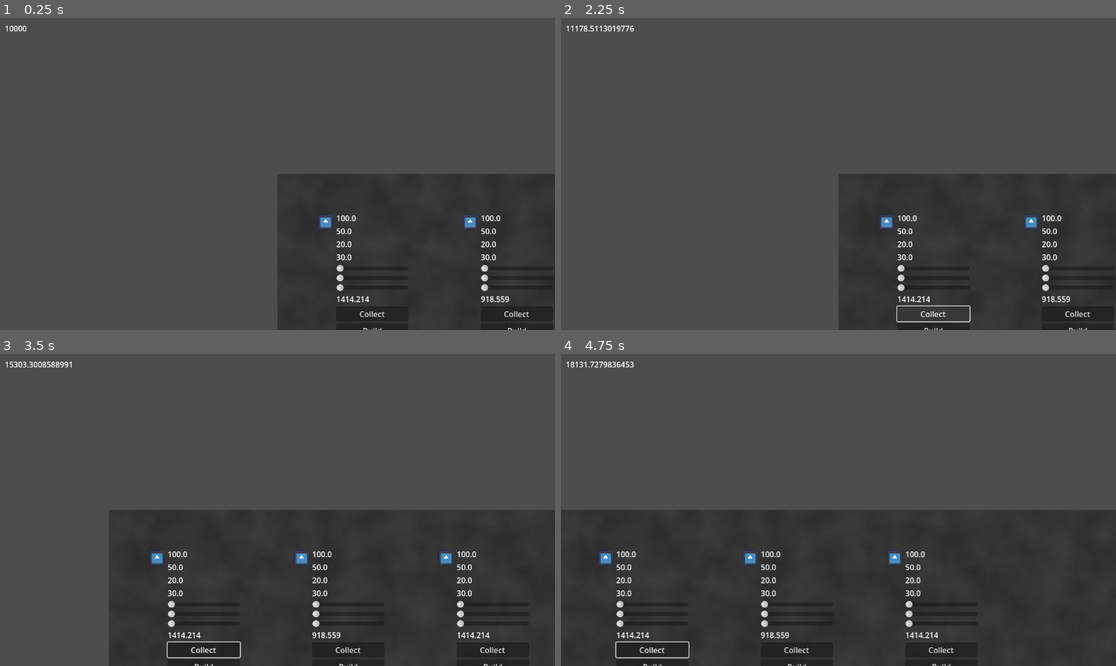
Above: before the commit, frames 1-4 (two rows, left to right).
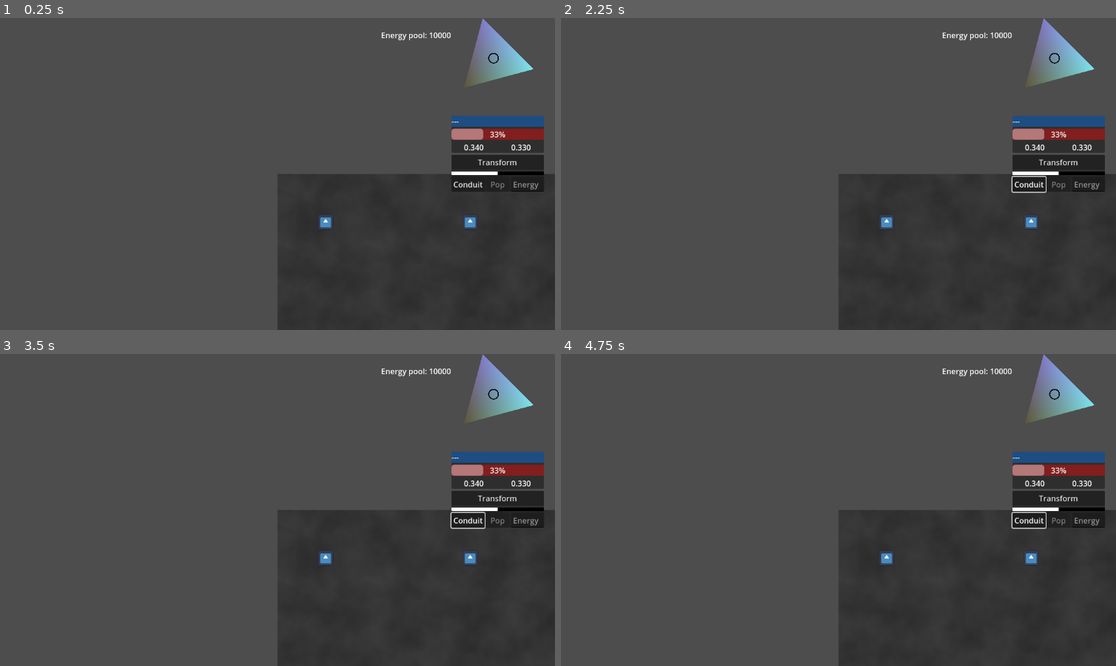
Above: after the commit, the same moments.

Repository: helmasur/conduit_rts
Game: Godot game, scene res://main.tscn
Two runs of this game, one before a commit and one after it. Both use one fixed random seed, a clock stepped at 60 frames per second and the inputs below. The engine's default icon, where the game draws it, is replaced by a stand-in: a white triangle on a blue panel in a dark square.
Inputs (mouse positions are in pixels of both pictures, inside the frame that each line leads up to):
- Up to frame 1 (0.25 s): no input
- Up to frame 2 (2.25 s): click (1060, 161) at 0.5 s, where only the run after the commit has a clickable "Transform"; click (1027, 183) at 1.25 s, where only the run after the commit has a clickable "Conduit"; click (932, 314) at 2 s, where only the run before the commit has a clickable "Collect"
- Up to frame 3 (3.5 s): tap Enter at 2.75 s; move the mouse to (399, 494) at 2.77 s; hold D (move_right) from 2.78 s (still down); click (399, 494) at 2.92 s
- Up to frame 4 (4.75 s): release D (move_right) at 3.5 s; drag from (727, 525) to (810, 572) at 3.52 s; tap Space at 4.25 s; move the mouse to (894, 441) at 4.27 s; hold D (move_right) from 4.28 s (still down); click (894, 441) at 4.42 s

The runs differ from the first frame. In frame 1, 5.3% of the frame differs, in the area x 1-98%, y 0-100%; in frame 2, 5.6%; in frame 3, 15%; in frame 4, 21%, in the area x 0-98%, y 0-100%.

Commit message:
lite stök som funkar

Diff:
--- a/TriangleControl.gd
+++ b/TriangleControl.gd
@@ -27,7 +27,7 @@
 	_update_triangle_vertices()
 	# Startposition i mitten
 	circle_pos = (A + B + C) / 3.0
-	set_mouse_filter(Control.MOUSE_FILTER_PASS)
+	#set_mouse_filter(Control.MOUSE_FILTER_PASS)
 	set_process_input(true)
 
 func _update_triangle_vertices() -> void:
@@ -55,6 +55,7 @@
 		queue_redraw()
 
 	elif event is InputEventMouseButton and event.button_index == MOUSE_BUTTON_LEFT:
+		print("tri klick")
 		if event.pressed:
 			if _point_in_triangle(event.position):
 				dragging = true
@@ -139,3 +140,24 @@
 func _set_color_c(value: Color) -> void:
 	color_c = value
 	queue_redraw()
+
+func set_handle(h: float, p: float, s: float) -> void:
+	var total = h + s + p
+	if total == 0:
+		return  # Undvik division med noll
+
+	# Normalisera så att h + s + p = 1
+	var u = h / total
+	var v = s / total
+	var w = p / total
+
+	# Flytta handtaget till rätt position i triangeln
+	circle_pos = _bary_to_point(u, v, w)
+
+	# Uppdatera interna värden
+	current_h = u
+	current_s = v
+	current_p = w
+
+	emit_signal("attribute_changed", current_h, current_p, current_s)
+	queue_redraw()
--- a/UnitAttributes.gd
+++ b/UnitAttributes.gd
@@ -5,38 +5,38 @@
 	var rate = 0.2 * delta
 	unit.health_prop = move_toward(unit.health_prop, unit.target_health_prop, rate)
 	unit.speed_prop = move_toward(unit.speed_prop, unit.target_speed_prop, rate)
-	unit.attack_prop = move_toward(unit.attack_prop, unit.target_attack_prop, rate)
-	normalize_proportions(unit)
+	unit.power_prop = move_toward(unit.power_prop, unit.target_power_prop, rate)
+	#normalize_proportions(unit)
 
 static func normalize_proportions(unit) -> void:
-	var sum_props = unit.health_prop + unit.speed_prop + unit.attack_prop
+	var sum_props = unit.health_prop + unit.speed_prop + unit.power_prop
 	if sum_props == 0:
 		unit.health_prop = 1.0
 		unit.speed_prop = 0.0
-		unit.attack_prop = 0.0
+		unit.power_prop = 0.0
 	else:
 		unit.health_prop /= sum_props
 		unit.speed_prop /= sum_props
-		unit.attack_prop /= sum_props
+		unit.power_prop /= sum_props
 
-	var sum_target_props = unit.target_health_prop + unit.target_speed_prop + unit.target_attack_prop
+	var sum_target_props = unit.target_health_prop + unit.target_speed_prop + unit.target_power_prop
 	if sum_target_props == 0:
 		unit.target_health_prop = 1.0
 		unit.target_speed_prop = 0.0
-		unit.target_attack_prop = 0.0
+		unit.target_power_prop = 0.0
 	else:
 		unit.target_health_prop /= sum_target_props
 		unit.target_speed_prop /= sum_target_props
-		unit.target_attack_prop /= sum_target_props
+		unit.target_power_prop /= sum_target_props
 
 static func get_health_max(unit) -> float:
-	return max(1.0, unit.health_prop * unit.total_energy)
+	return max(1.0, unit.health_prop * unit.energy)
 
 static func get_speed_value(unit) -> float:
-	return unit.speed_prop * unit.total_energy
+	return unit.speed_prop * unit.energy
 
-static func get_attack_value(unit) -> float:
-	return unit.attack_prop * unit.total_energy
+static func get_power_value(unit) -> float:
+	return unit.power_prop * unit.energy
 
 static func apply_damage(unit, amount: float) -> void:
 	unit.health_current = max(0, unit.health_current - amount)
--- a/UnitBuild.gd
+++ b/UnitBuild.gd
@@ -2,8 +2,8 @@
 class_name UnitBuild
 
 static func start_build(unit) -> void:
-	# Exempel: kräv att enhetens speed_prop och attack_prop är 0 för att få bygga
-	if unit.mode == UnitShared.ActionMode.FREE and unit.speed_prop == 0 and unit.attack_prop == 0:
+	# Exempel: kräv att enhetens speed_prop och power_prop är 0 för att få bygga
+	if unit.mode == UnitShared.ActionMode.FREE and unit.speed_prop == 0 and unit.power_prop == 0:
 		unit.mode = UnitShared.ActionMode.BUILD_STARTING
 		unit.mode_timer = unit.build_start_time
 
@@ -23,10 +23,10 @@
 					unit.building_unit.global_position = unit.global_position + Vector2(50, 0)
 					unit.get_tree().current_scene.add_child(unit.building_unit)
 
-					unit.building_unit.total_energy = 1.0
+					unit.building_unit.energy = 1.0
 					unit.building_unit.health_prop = 1.0
 					unit.building_unit.speed_prop = 0.0
-					unit.building_unit.attack_prop = 0.0
+					unit.building_unit.power_prop = 0.0
 					UnitAttributes.normalize_proportions(unit.building_unit)
 					unit.building_unit.health_current = 1
 				unit.mode = UnitShared.ActionMode.BUILDING
@@ -38,18 +38,18 @@
 				if GlobalGameState.player_energy < transfer_amount:
 					transfer_amount = GlobalGameState.player_energy
 
-				var needed = unit.build_target_energy - unit.building_unit.total_energy
+				var needed = unit.build_target_energy - unit.building_unit.energy
 				if needed < transfer_amount:
 					transfer_amount = needed
 
 				if transfer_amount > 0:
-					unit.building_unit.total_energy += transfer_amount
+					unit.building_unit.energy += transfer_amount
 					GlobalGameState.player_energy -= transfer_amount
 
-				if unit.building_unit.total_energy >= unit.build_target_energy:
+				if unit.building_unit.energy >= unit.build_target_energy:
 					unit.building_unit.health_prop = unit.final_health_prop
 					unit.building_unit.speed_prop = unit.final_speed_prop
-					unit.building_unit.attack_prop = unit.final_attack_prop
+					unit.building_unit.power_prop = unit.final_power_prop
 					UnitAttributes.normalize_proportions(unit.building_unit)
 					unit.building_unit.build_finished()
 					unit.building_unit = null
--- a/UnitShared.gd
+++ b/UnitShared.gd
@@ -8,5 +8,6 @@
 	COLLECT_STOPPING,
 	BUILD_STARTING,
 	BUILDING,
-	BUILD_STOPPING
+	BUILD_STOPPING,
+	UNDER_CONSTRUCTION
 }
--- a/camera_2d.gd
+++ b/camera_2d.gd
@@ -1,7 +1,7 @@
 extends Camera2D
 
-@export var base_move_speed: float = 500.0  # Grundhastighet i pixlar per sekund
-@export var base_edge_scroll_speed: float = 400.0  # Grundhastighet för muskantrörelse
+@export var base_move_speed: float = 0.0  # Grundhastighet i pixlar per sekund
+@export var base_edge_scroll_speed: float = 0.0  # Grundhastighet för muskantrörelse
 @export var edge_margin: int = 20  # Hur nära kanten musen måste vara
 
 var zoom_levels: Array = [2.0, 1.0, 0.5, 0.25, 0.125, 0.0625]  # Zoomsteg
--- a/gui.gd
+++ b/gui.gd
@@ -1,4 +1,57 @@
 extends VBoxContainer
 
+var selected_unit
+var selected_units
+var selected_units_count
+var unit_scene: PackedScene = preload("res://unit.tscn")
+
 func _process(_delta: float) -> void:
-	$Energy.text = str(GlobalGameState.player_energy)
+	selected_unit = null
+	selected_units = get_tree().get_nodes_in_group("selected_units")
+	selected_units_count = len(selected_units)
+
+	if selected_units_count == 1: selected_unit = selected_units[0]
+	else:
+		%Pop.disabled = true
+	if selected_unit:
+		if selected_unit.health_prop > 0.999:
+			%Pop.disabled = false
+		%Energy.text = "%.3f" % selected_unit.energy
+		%Health.value = selected_unit.health_current / selected_unit.health
+		%Power.text = "%.3f" % selected_unit.power
+		%Speed.text = "%.3f" % selected_unit.speed
+
+
+	else:
+		%Energy.text = "---"
+		%Health.value = %TriCon.current_h
+		%Power.text = "%.3f" % %TriCon.current_p
+		%Speed.text = "%.3f" % %TriCon.current_s
+
+
+func _on_transform_button_pressed() -> void:
+	print("Tricon: ", %TriCon.current_h, " ", %TriCon.current_p, " ", %TriCon.current_s)
+	for unit in selected_units:
+		unit.target_health_prop = %TriCon.current_h
+		#print(unit.health_prop, " ", unit.target_health_prop)
+		unit.target_power_prop = %TriCon.current_p
+		unit.target_speed_prop = %TriCon.current_s
+
+func _on_conduit_pressed() -> void:
+	for unit in selected_units:
+		unit.target_health_prop = 1
+		unit.target_power_prop = 0
+		unit.target_speed_prop = 0
+
+func _on_pop_pressed() -> void:
+	var new_unit = unit_scene.instantiate() as CharacterBody2D
+	new_unit.global_position = selected_unit.global_position + Vector2(50, 0)
+	selected_unit.get_tree().current_scene.add_child(new_unit)
+	new_unit.target_energy = float(%Pop_energy.text)
+	new_unit.health_prop = %TriCon.current_h
+	new_unit.target_health_prop = %TriCon.current_h
+	new_unit.power_prop = %TriCon.current_p
+	new_unit.target_power_prop = %TriCon.current_p
+	new_unit.speed_prop = %TriCon.current_s
+	new_unit.target_speed_prop = %TriCon.current_s
+	new_unit.mode = UnitShared.ActionMode.UNDER_CONSTRUCTION
--- /dev/null
+++ b/gui/player_energy.gd
@@ -0,0 +1,4 @@
+extends Label
+
+func _process(_delta: float) -> void:
+	text = "Energy pool: " + str(GlobalGameState.player_energy)
--- a/main.gd
+++ b/main.gd
@@ -14,6 +14,11 @@
 				_handle_right_click(click_pos)
 
 func _handle_left_click(world_pos: Vector2) -> void:
+	var ui_under_mouse := get_viewport().gui_get_hovered_control()
+	if ui_under_mouse and ui_under_mouse is TriangleControl:
+		return  # Ignorera klick på UI-komponenten
+	#if ui_under_mouse and ui_under_mouse.is_in_group("ui"): # Sparas, kan vara bra senare.
+
 	# Skapa query-objekt för punktintersektion
 	var space_state = get_world_2d().direct_space_state
 	var query = PhysicsPointQueryParameters2D.new()
@@ -26,13 +31,12 @@
 		var hit = results[0]
 		var collider = hit.collider
 		# Om den collider vi träffade är en enhet, markera den
-		if collider is Control:
-			return
 		if collider is CharacterBody2D:
 			if selected_unit:
 				selected_unit.set_selected(false)
 			collider.set_selected(true)
 			selected_unit = collider
+			%TriCon.set_handle(selected_unit.health_prop, selected_unit.power_prop, selected_unit.speed_prop)
 	else:
 		for unit in get_tree().get_nodes_in_group("selected_units"):
 			unit.set_selected(false)
--- a/main.tscn
+++ b/main.tscn
@@ -1,9 +1,11 @@
-[gd_scene load_steps=8 format=3 uid="uid://4ij7u4ntmvdc"]
+[gd_scene load_steps=14 format=3 uid="uid://4ij7u4ntmvdc"]
 
 [ext_resource type="Script" uid="uid://bpcluqkphkhrp" path="res://main.gd" id="1_h2yge"]
 [ext_resource type="Script" uid="uid://c4vf68rbxq658" path="res://camera_2d.gd" id="2_0xm2m"]
-[ext_resource type="Script" uid="uid://bcp3gus4vjqtc" path="res://gui.gd" id="3_h2yge"]
 [ext_resource type="Script" uid="uid://cnd6yet61fs7x" path="res://test.gd" id="4_1bvp3"]
+[ext_resource type="Script" uid="uid://bcp3gus4vjqtc" path="res://gui.gd" id="4_lquwl"]
+[ext_resource type="Script" uid="uid://sk07ba72nrfg" path="res://gui/player_energy.gd" id="5_7mycd"]
+[ext_resource type="Script" uid="uid://chxk5r6puaa35" path="res://TriangleControl.gd" id="5_lquwl"]
 
 [sub_resource type="Gradient" id="Gradient_0xm2m"]
 colors = PackedColorArray(0.169245, 0.169245, 0.169245, 1, 0.244776, 0.244776, 0.244776, 1)
@@ -16,6 +18,18 @@
 color_ramp = SubResource("Gradient_0xm2m")
 noise = SubResource("FastNoiseLite_h2yge")
 
+[sub_resource type="StyleBoxFlat" id="StyleBoxFlat_h2yge"]
+bg_color = Color(0.1173, 0.30056, 0.51, 1)
+
+[sub_resource type="StyleBoxFlat" id="StyleBoxFlat_1bvp3"]
+bg_color = Color(0.51, 0.1173, 0.1173, 1)
+
+[sub_resource type="StyleBoxFlat" id="StyleBoxFlat_7mycd"]
+bg_color = Color(0, 0, 0, 1)
+
+[sub_resource type="StyleBoxFlat" id="StyleBoxFlat_272bh"]
+bg_color = Color(1, 1, 1, 1)
+
 [node name="Main" type="Node2D"]
 script = ExtResource("1_h2yge")
 
@@ -31,13 +45,159 @@
 
 [node name="CanvasLayer" type="CanvasLayer" parent="."]
 
+[node name="TriCon" type="Control" parent="CanvasLayer"]
+unique_name_in_owner = true
+custom_minimum_size = Vector2(150, 150)
+layout_mode = 3
+anchors_preset = 1
+anchor_left = 1.0
+anchor_right = 1.0
+offset_left = -150.0
+offset_bottom = 150.0
+grow_horizontal = 0
+rotation = 0.785398
+size_flags_horizontal = 4
+size_flags_vertical = 4
+script = ExtResource("5_lquwl")
+color_a = Color(0.514186, 0.488542, 0.803083, 1)
+color_b = Color(0.492755, 0.902826, 0.943716, 1)
+color_c = Color(0.36969, 0.336095, 0.212066, 1)
+
+[node name="Player energy" type="Label" parent="CanvasLayer"]
+offset_left = 791.0
+offset_top = 24.0
+offset_right = 983.0
+offset_bottom = 47.0
+text = "Player energy"
+script = ExtResource("5_7mycd")
+
 [node name="GUI" type="VBoxContainer" parent="CanvasLayer"]
-offset_left = 10.0
-offset_top = 10.0
-offset_right = 63.0
-offset_bottom = 50.0
-script = ExtResource("3_h2yge")
-
-[node name="Energy" type="Label" parent="CanvasLayer/GUI"]
-layout_mode = 2
-text = "Energy"
+custom_minimum_size = Vector2(150, 0)
+anchors_preset = 1
+anchor_left = 1.0
+anchor_right = 1.0
+offset_left = -215.0
+offset_top = 203.0
+offset_right = -23.0
+offset_bottom = 603.0
+grow_horizontal = 0
+script = ExtResource("4_lquwl")
+
+[node name="Attributes" type="PanelContainer" parent="CanvasLayer/GUI"]
+layout_mode = 2
+
+[node name="VBoxContainer" type="VBoxContainer" parent="CanvasLayer/GUI/Attributes"]
+layout_mode = 2
+
+[node name="Energy" type="Label" parent="CanvasLayer/GUI/Attributes/VBoxContainer"]
+unique_name_in_owner = true
+layout_mode = 2
+theme_override_styles/normal = SubResource("StyleBoxFlat_h2yge")
+text = "Unit Energy:"
+
+[node name="Health" type="ProgressBar" parent="CanvasLayer/GUI/Attributes/VBoxContainer"]
+unique_name_in_owner = true
+layout_mode = 2
+theme_override_styles/background = SubResource("StyleBoxFlat_1bvp3")
+max_value = 1.0
+
+[node name="HBoxContainer" type="HBoxContainer" parent="CanvasLayer/GUI/Attributes/VBoxContainer"]
+layout_mode = 2
+
+[node name="Power" type="Label" parent="CanvasLayer/GUI/Attributes/VBoxContainer/HBoxContainer"]
+unique_name_in_owner = true
+layout_mode = 2
+size_flags_horizontal = 3
+text = "Power"
+horizontal_alignment = 1
+
+[node name="Speed" type="Label" parent="CanvasLayer/GUI/Attributes/VBoxContainer/HBoxContainer"]
+unique_name_in_owner = true
+layout_mode = 2
+size_flags_horizontal = 3
+text = "Speed"
+horizontal_alignment = 1
+
+[node name="Buttons" type="PanelContainer" parent="CanvasLayer/GUI"]
+layout_mode = 2
+
+[node name="VBoxContainer" type="VBoxContainer" parent="CanvasLayer/GUI/Buttons"]
+layout_mode = 2
+
+[node name="Transform button" type="Button" parent="CanvasLayer/GUI/Buttons/VBoxContainer"]
+layout_mode = 2
+text = "Transform"
+
+[node name="ProgressBar" type="ProgressBar" parent="CanvasLayer/GUI/Buttons/VBoxContainer"]
+custom_minimum_size = Vector2(0, 7)
+layout_mode = 2
+theme_override_styles/background = SubResource("StyleBoxFlat_7mycd")
+theme_override_styles/fill = SubResource("StyleBoxFlat_272bh")
+max_value = 1.0
+value = 0.5
+show_percentage = false
+
+[node name="HBoxContainer" type="HBoxContainer" parent="CanvasLayer/GUI/Buttons/VBoxContainer"]
+layout_mode = 2
+
+[node name="Conduit" type="Button" parent="CanvasLayer/GUI/Buttons/VBoxContainer/HBoxContainer"]
+layout_mode = 2
+size_flags_horizontal = 3
+text = "Conduit"
+
+[node name="Pop" type="Button" parent="CanvasLayer/GUI/Buttons/VBoxContainer/HBoxContainer"]
+unique_name_in_owner = true
+layout_mode = 2
+size_flags_horizontal = 3
+text = "Pop"
+
+[node name="Pop_energy" type="LineEdit" parent="CanvasLayer/GUI/Buttons/VBoxContainer/HBoxContainer"]
+unique_name_in_owner = true
+layout_mode = 2
+placeholder_text = "Energy"
+emoji_menu_enabled = false
+virtual_keyboard_type = 2
+
+[node name="VBoxContainer" type="VBoxContainer" parent="CanvasLayer/GUI"]
+visible = false
+layout_mode = 2
+size_flags_horizontal = 3
+
+[node name="Button" type="Button" parent="CanvasLayer/GUI/VBoxContainer"]
+layout_mode = 2
+size_flags_horizontal = 3
+text = "Left click to load"
+
+[node name="Button2" type="Button" parent="CanvasLayer/GUI/VBoxContainer"]
+layout_mode = 2
+size_flags_horizontal = 3
+text = "Right click to save"
+
+[node name="Button3" type="Button" parent="CanvasLayer/GUI/VBoxContainer"]
+layout_mode = 2
+size_flags_horizontal = 3
+text = "c"
+
+[node name="Button4" type="Button" parent="CanvasLayer/GUI/VBoxContainer"]
+layout_mode = 2
+size_flags_horizontal = 3
+text = "d"
+
+[node name="Button5" type="Button" parent="CanvasLayer/GUI/VBoxContainer"]
+layout_mode = 2
+size_flags_horizontal = 3
+text = "e"
+
+[node name="Button6" type="Button" parent="CanvasLayer/GUI/VBoxContainer"]
+layout_mode = 2
+size_flags_horizontal = 3
+text = "f"
+
+[node name="Button7" type="Button" parent="CanvasLayer/GUI/VBoxContainer"]
+layout_mode = 2
+size_flags_horizontal = 3
+text = "f"
+
+[connection signal="pressed" from="CanvasLayer/GUI/Buttons/VBoxContainer/Transform button" to="CanvasLayer/GUI" method="_on_transform_button_pressed"]
+[connection signal="pressed" from="CanvasLayer/GUI/Buttons/VBoxContainer/HBoxContainer/Conduit" to="CanvasLayer/GUI" method="_on_conduit_pressed"]
+[connection signal="pressed" from="CanvasLayer/GUI/Buttons/VBoxContainer/HBoxContainer/Pop" to="CanvasLayer/GUI" method="_on_pop_pressed"]
--- a/unit.gd
+++ b/unit.gd
@@ -8,16 +8,22 @@
 #const UnitCollect = preload("res://UnitCollect.gd")
 #const UnitBuild = preload("res://UnitBuild.gd")
 
-@export var total_energy: float = 100.0
+var target_energy: float
+var energy: float = 100.0
+var health: float
+var health_current: float = 1
+var power: float
+var speed: float
+
 @export var health_prop: float = 0.5
+@export var power_prop: float = 0.2
 @export var speed_prop: float = 0.3
-@export var attack_prop: float = 0.2
+
 
 var target_health_prop: float
+var target_power_prop: float
 var target_speed_prop: float
-var target_attack_prop: float
 
-var health_current: float = 1
 var fsf: float
 
 var mode: int = UnitShared.ActionMode.FREE
@@ -35,7 +41,7 @@
 @export var build_transfer_rate: float = 10.0
 @export var final_health_prop: float = 0.5
 @export var final_speed_prop: float = 0.3
-@export var final_attack_prop: float = 0.2
+@export var final_power_prop: float = 0.2
 
 var building_unit: CharacterBody2D = null
 
@@ -45,7 +51,7 @@
 func _ready() -> void:
 	target_health_prop = health_prop
 	target_speed_prop = speed_prop
-	target_attack_prop = attack_prop
+	target_power_prop = power_prop
 	UnitAttributes.normalize_proportions(self)
 	add_to_group("units")
 	destination = global_position
@@ -87,12 +93,19 @@
 		UnitShared.ActionMode.BUILD_STARTING, UnitShared.ActionMode.BUILDING, UnitShared.ActionMode.BUILD_STOPPING:
 			UnitBuild.handle_build_state(self, delta)
 
+		UnitShared.ActionMode.UNDER_CONSTRUCTION:
+			pass
+
 		_:
 			# ActionMode.FREE eller annat
 			pass
 
 func set_selected(selected: bool) -> void:
 	is_selected = selected
+	if selected:
+		self.add_to_group("selected_units")
+	else:
+		self.remove_from_group("selected_units")
 
 func set_destination(pos: Vector2) -> void:
 	destination = pos
@@ -126,12 +139,3 @@
 		start_build()
 	elif mode == UnitShared.ActionMode.BUILDING:
 		stop_build()
-
-func _on_h_slider_value_changed(value: float) -> void:
-	target_health_prop = value
-
-func _on_s_slider_value_changed(value: float) -> void:
-	target_speed_prop = value
-
-func _on_p_slider_value_changed(value: float) -> void:
-	target_attack_prop = value
--- a/unit.tscn
+++ b/unit.tscn
@@ -20,6 +20,7 @@
 shape = SubResource("RectangleShape2D_ctwoc")
 
 [node name="unit gui" type="VBoxContainer" parent="."]
+visible = false
 offset_left = 22.0
 offset_top = -20.0
 offset_right = 172.0
@@ -42,24 +43,6 @@
 layout_mode = 2
 text = "Speed"
 
-[node name="HSlider" type="HSlider" parent="unit gui"]
-layout_mode = 2
-max_value = 1.0
-step = 0.01
-scrollable = false
-
-[node name="PSlider" type="HSlider" parent="unit gui"]
-layout_mode = 2
-max_value = 1.0
-step = 0.01
-scrollable = false
-
-[node name="SSlider" type="HSlider" parent="unit gui"]
-layout_mode = 2
-max_value = 1.0
-step = 0.01
-scrollable = false
-
 [node name="FSF" type="Label" parent="unit gui"]
 layout_mode = 2
 text = "FSF"
@@ -72,11 +55,5 @@
 layout_mode = 2
 text = "Build"
 
-[connection signal="value_changed" from="unit gui/HSlider" to="." method="_on_h_slider_value_changed"]
-[connection signal="value_changed" from="unit gui/HSlider" to="unit gui" method="_on_h_slider_value_changed"]
-[connection signal="value_changed" from="unit gui/PSlider" to="." method="_on_p_slider_value_changed"]
-[connection signal="value_changed" from="unit gui/PSlider" to="unit gui" method="_on_p_slider_value_changed"]
-[connection signal="value_changed" from="unit gui/SSlider" to="." method="_on_s_slider_value_changed"]
-[connection signal="value_changed" from="unit gui/SSlider" to="unit gui" method="_on_s_slider_value_changed"]
 [connection signal="pressed" from="unit gui/Collect Button" to="." method="_on_collect_button_pressed"]
 [connection signal="pressed" from="unit gui/Build Button" to="." method="_on_build_button_pressed"]
--- a/unit_gui.gd
+++ b/unit_gui.gd
@@ -1,25 +1,13 @@
 extends VBoxContainer
 
-func _ready() -> void:
-	$HSlider.value = get_parent().target_health_prop
-	$PSlider.value = get_parent().target_attack_prop
-	$SSlider.value = get_parent().target_speed_prop
+#func _ready() -> void:
+	#$HSlider.value = get_parent().target_health_prop
+	#$PSlider.value = get_parent().target_power_prop
+	#$SSlider.value = get_parent().target_speed_prop
 
-func _process(_delta: float) -> void:
-	$E.text = str(get_parent().total_energy)
-	$H.text = str(get_parent().health_current)
-	$P.text = str(UnitAttributes.get_attack_value(get_parent()))
-	$S.text = str(UnitAttributes.get_speed_value(get_parent()))
-	$FSF.text = "%.3f" % get_parent().fsf
-
-func _on_h_slider_value_changed(value: float) -> void:
-	$PSlider.value = get_parent().target_attack_prop
-	$SSlider.value = get_parent().target_speed_prop
-
-func _on_p_slider_value_changed(value: float) -> void:
-	$HSlider.value = get_parent().target_health_prop
-	$SSlider.value = get_parent().target_speed_prop
-
-func _on_s_slider_value_changed(value: float) -> void:
-	$HSlider.value = get_parent().target_health_prop
-	$PSlider.value = get_parent().target_attack_prop
+#func _process(_delta: float) -> void:
+	#$E.text = str(get_parent().total_energy)
+	#$H.text = str(get_parent().health_current)
+	#$P.text = str(UnitAttributes.get_power_value(get_parent()))
+	#$S.text = str(UnitAttributes.get_speed_value(get_parent()))
+	#$FSF.text = "%.3f" % get_parent().fsf
